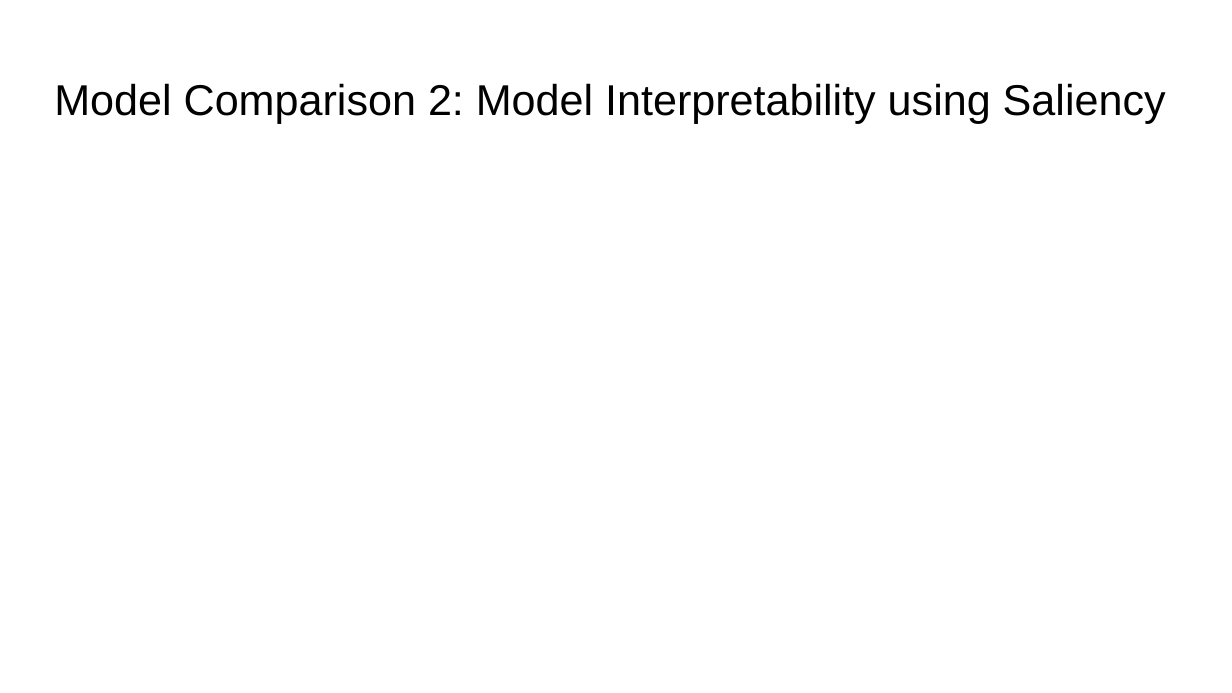
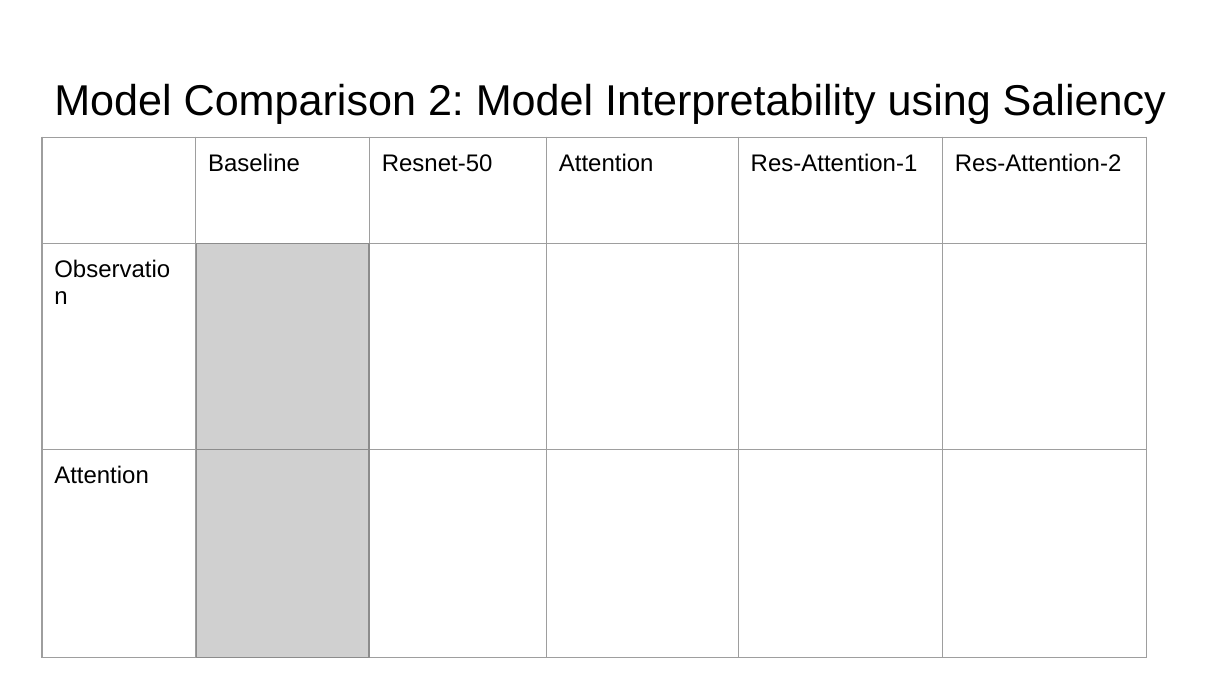
Before and after one commit to Stevenhunter167/Towards-Interpretable-Reinforcement-Learning-Using-Attention-Augmented-Agents-Replication, a slide deck: slide 19 of Presentation.pptx (slide 18 before the commit). Drawn at 1232x693 pixels with LibreOffice and Linux fonts; fonts in the diff are those of the drawing; grey boxes stand for pictures. Boxes give left, top, right and bottom in pixels: in the first picture for what was removed or moved away, otherwise in the second. Text is boxed around its words. In the diff, an @@ line names an element or a change of style, - is before the commit and + after.

```diff
--- a/Presentation.pptx
+++ b/Presentation.pptx
@@ table added at <box>42,137,1148,657</box>, 3 rows, 6 columns @@
+ | Baseline | Resnet-50 | Attention | Res-Attention-1 | Res-Attention-2
+Observation |  |  |  |  | 
+Attention |  |  |  |  | 
@@ picture added at <box>196,244,368,450</box> @@
@@ picture added at <box>196,450,368,658</box> @@
```
Also in this commit, not shown: 12 other slides changed, 1 slide added, 1 other file.
